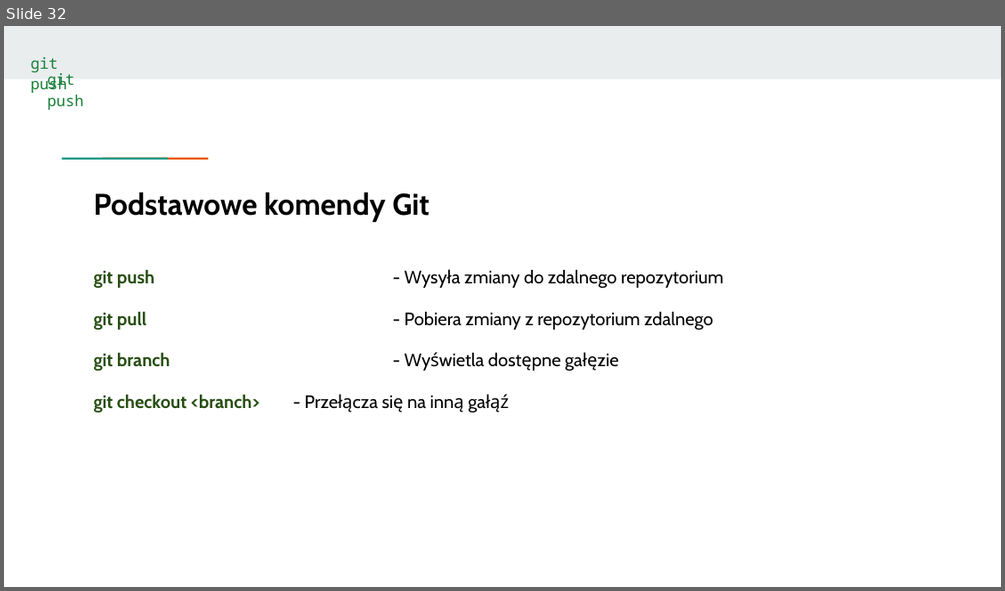
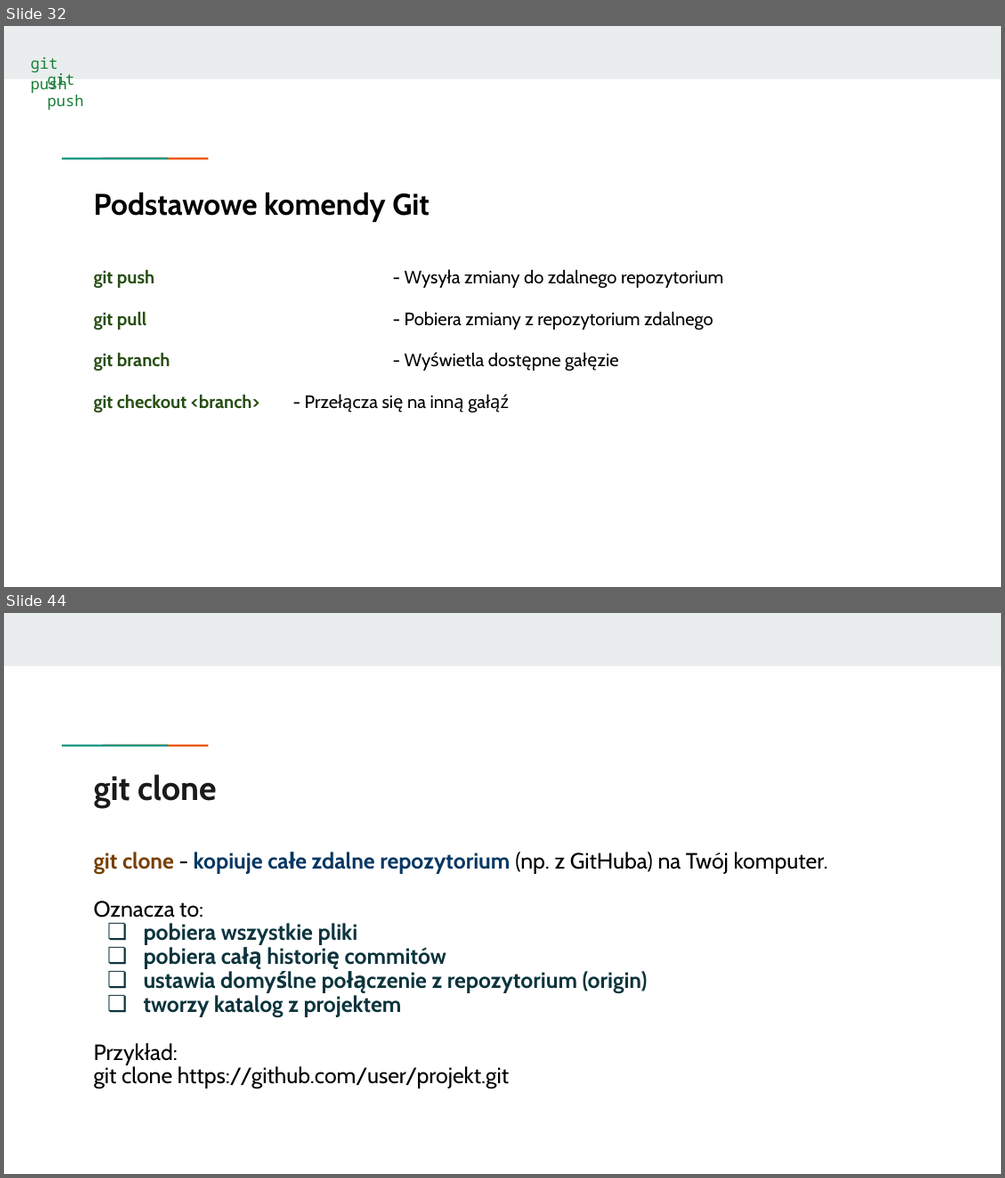
Before and after one commit to KasiaKasia/PRZEDMIOTY, a slide deck: ZASTOSOWANIE_INFORMATYKI/1A-gr_2/Zastosowanie informatyki - 1A gr. 2-plik2.pptx. Shown one above the other, each under a label of ours: slide 32 before the commit, slides 32 and 44 after it; the slides between them are not shown. The pictures are 1005x591 and 1005x1178 pixels, drawn with LibreOffice and Linux fonts; fonts in the diff are those of the drawing. Boxes give left, top, right and bottom in pixels: in the first picture for what was removed or moved away, otherwise in the second. Text is boxed around its words. In the diff, an @@ line names an element or a change of style, - is before the commit and + after.

```diff
--- a/ZASTOSOWANIE_INFORMATYKI/1A-gr_2/Zastosowanie informatyki - 1A gr. 2-plik2.pptx
+++ b/ZASTOSOWANIE_INFORMATYKI/1A-gr_2/Zastosowanie informatyki - 1A gr. 2-plik2.pptx
@@ slide 44 added at [4,613,1001,1174], background #FFFFFF; not listed: 3 template elements that a slide beside it also shows @@
@@ title added at [94,774,217,808], 24.4 pt, text #1A1A1A, bold @@
+git clone
@@ text added at [94,852,828,1088], 16 pt, text #0C343D, bold @@
+git clone - kopiuje całe zdalne repozytorium (np. z GitHuba) na Twój komputer.
+Oznacza to:
+❏ pobiera wszystkie pliki
+❏ pobiera całą historię commitów
+❏ ustawia domyślne połączenie z repozytorium (origin)
+❏ tworzy katalog z projektem
+Przykład:
+git clone https://github.com/user/projekt.git
```
Also in this commit, not shown: 15 other slides added, 1 other file.
